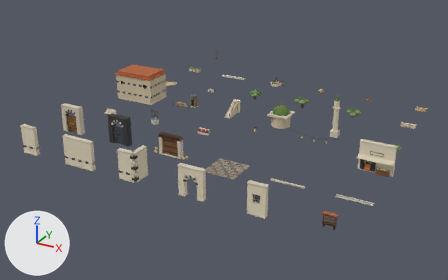
One commit to the Blender file assets/blender/hara_kit.blend: the scene before it, then after it.
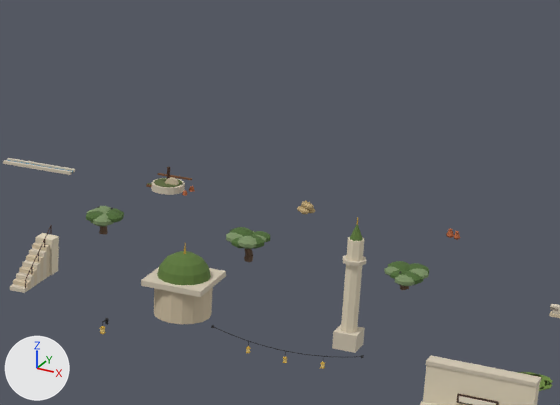
Old and new are each drawn whole from a 50 mm lens placed at (211.2, -193.0, 125.6), pointed at (63.8, 75.0, -8.4) and again close up on the part from 49% to 90% of the width and 8% to 55% of the height. Every picture has the same lights, and +X, +Y and +Z are marked at lower left. The first two pictures are the older version.

Objects in the first close-up: 'kit_bakery_front', 'kit_irrigation_channel_4m', 'kit_olive_press', 'kit_olive_tree_a', 'kit_olive_tree_b', 'kit_olive_tree_c', 'kit_rooftop_stair', 'kit_skyline_dome', 'kit_skyline_minaret' and 6 more.
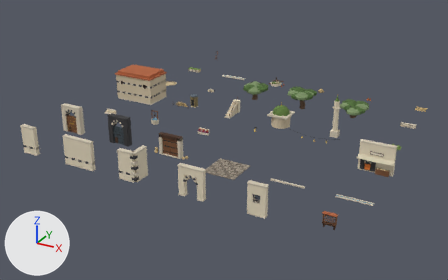
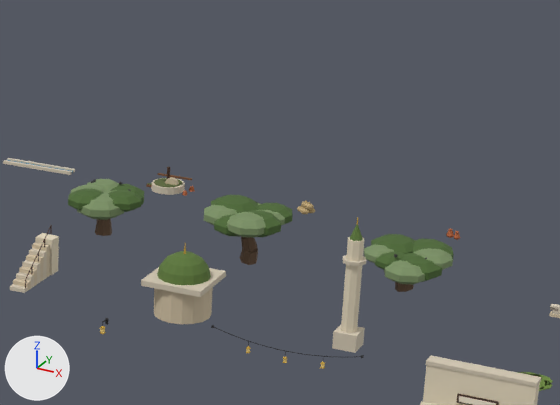
Where the change shows, as pixel boxes (x1, y1, x2, y2) in the close-ups (560 x 405 px; the box of a moved part takes in the faces that stretch with it):
'kit_olive_tree_b', reshaped (100% wider, 97% taller): before (226, 227, 270, 262); after (204, 195, 293, 265)
'kit_olive_tree_c', reshaped (98% wider, 97% taller): before (384, 261, 429, 290); after (364, 234, 454, 292)
'kit_olive_tree_a', moved, rescaled (97% wider, 93% taller): before (86, 206, 124, 235); after (68, 179, 144, 236)
part 2 of me_kit_olive_tree_b, added (mostly hidden): after (262, 210, 285, 225)
part 3 of me_kit_olive_tree_b, moved or reshaped: before (244, 254, 253, 262); after (240, 248, 258, 265)
part 4 of me_kit_olive_tree_b, moved or reshaped: before (245, 249, 253, 256); after (241, 237, 257, 252)
part 5 of me_kit_olive_tree_b, added: after (256, 203, 293, 225)
part 6 of me_kit_olive_tree_b, added (green): after (211, 195, 258, 213)
part 7 of me_kit_olive_tree_b, added: after (204, 205, 238, 225)
part 8 of me_kit_olive_tree_b, added: after (214, 214, 240, 237)
part 9 of me_kit_olive_tree_b, added (green): after (227, 212, 266, 238)
part 10 of me_kit_olive_tree_b, added: after (248, 210, 281, 237)
part 11 of me_kit_olive_tree_b, deleted (green): before (226, 227, 270, 249)
part 12 of me_kit_olive_tree_c, added (green): after (413, 248, 453, 270)
part 13 of me_kit_olive_tree_c, moved or reshaped: before (400, 285, 409, 290); after (395, 282, 414, 292)
part 14 of me_kit_olive_tree_c, added: after (412, 239, 454, 259)
part 15 of me_kit_olive_tree_c, added (green): after (371, 234, 415, 254)
part 16 of me_kit_olive_tree_c, added: after (364, 244, 394, 263)
part 17 of me_kit_olive_tree_c, added: after (375, 251, 405, 270)
part 18 of me_kit_olive_tree_c, added (green): after (384, 260, 425, 285)
part 19 of me_kit_olive_tree_c, added (green): after (401, 253, 442, 282)
part 20 of me_kit_olive_tree_c, deleted (green): before (384, 261, 429, 286)

Edits to the bpy script that builds the scene:
```text
Change me_kit_olive_tree_a:
    remove me_kit_olive_tree_a.from_pydata(...)  # 416 vertices, 458 faces; spans x -3.38..4.23, y -4.32..4.34, z -0.03..4.77
    add me_kit_olive_tree_a.from_pydata(...)  # 416 vertices, 458 faces; spans x -6.75..8.46, y -8.63..8.68, z -0.06..9.55
    me_kit_olive_tree_a part 1: the whole mesh is scaled about the mesh origin by 2
Change me_kit_olive_tree_b:
    remove me_kit_olive_tree_b.from_pydata(...)  # 416 vertices, 458 faces; spans x -4.36..3.54, y -4.38..3.65, z -0.23..5.55
    add me_kit_olive_tree_b.from_pydata(...)  # 416 vertices, 458 faces; spans x -8.72..7.08, y -8.76..7.3, z -0.47..11.09
    me_kit_olive_tree_b part 2: a new loose piece, a UV sphere (8 segments, 5 rings, poles along z) spanning x -0.14..6.58, y -3.19..3.54, z 7.02..10.13, in mat_kit_atlas (picture img_kit_atlas)
    me_kit_olive_tree_b part 3: the loose piece of 14 vertices spanning x -0.82..0.93, y -0.88..0.83, z -0.23..1.42 is scaled about the mesh origin by 2
    me_kit_olive_tree_b part 4: the loose piece of 14 vertices spanning x -0.66..0.84, y -0.89..0.59, z 1.02..2.6 is scaled about the mesh origin by 2
    me_kit_olive_tree_b part 5: a new loose piece, a UV sphere (8 segments, 5 rings, poles along z) spanning x -1.04..7.08, y -1.3..6.82, z 6.63..10.39, in mat_kit_atlas (picture img_kit_atlas)
    me_kit_olive_tree_b part 6: a new loose piece, a UV sphere (8 segments, 5 rings, poles along z) spanning x -8.6..0.82, y -3.21..6.21, z 6.73..11.09, in mat_kit_atlas (picture img_kit_atlas)
    me_kit_olive_tree_b part 7: a new loose piece, a UV sphere (8 segments, 5 rings, poles along z) spanning x -8.72..-0.43, y -5.54..2.75, z 6.49..10.32, in mat_kit_atlas (picture img_kit_atlas)
    me_kit_olive_tree_b part 8: a new loose piece, a UV sphere (8 segments, 5 rings, poles along z) spanning x -5.6..2.41, y -7.76..0.25, z 5.99..9.69, in mat_kit_atlas (picture img_kit_atlas)
    me_kit_olive_tree_b part 9: a new loose piece, a UV sphere (8 segments, 5 rings, poles along z) spanning x -2.79..5.7, y -8.76..-0.27, z 6.6..10.53, in mat_kit_atlas (picture img_kit_atlas)
    me_kit_olive_tree_b part 10: a new loose piece, a UV sphere (8 segments, 5 rings, poles along z) spanning x -2.04..6.95, y -7.12..1.86, z 6.24..10.39, in mat_kit_atlas (picture img_kit_atlas)
    me_kit_olive_tree_b part 11: 14 loose pieces with 344 vertices, spanning x -4.36..3.54, y -4.38..3.65, z 2.86..5.55, are deleted
    other edits to the shape of me_kit_olive_tree_b do not show in these pictures
Change me_kit_olive_tree_c:
    remove me_kit_olive_tree_c.from_pydata(...)  # 416 vertices, 458 faces; spans x -3.78..4.07, y -4.57..4.11, z -0.18..4.3
    add me_kit_olive_tree_c.from_pydata(...)  # 416 vertices, 458 faces; spans x -7.56..8.14, y -9.13..8.22, z -0.36..8.6
    me_kit_olive_tree_c part 12: a new loose piece, a UV sphere (8 segments, 5 rings, poles along z) spanning x 0.68..8.14, y -3.75..3.72, z 4.58..8.03, in mat_kit_atlas (picture img_kit_atlas)
    me_kit_olive_tree_c part 13: the loose piece of 14 vertices spanning x -0.83..0.82, y -0.76..0.85, z -0.18..0.95 is scaled about the mesh origin by 2
    me_kit_olive_tree_c part 14: a new loose piece, a UV sphere (8 segments, 5 rings, poles along z) spanning x -2.15..7.24, y -1.17..8.22, z 3.82..8.16, in mat_kit_atlas (picture img_kit_atlas)
    me_kit_olive_tree_c part 15: a new loose piece, a UV sphere (8 segments, 5 rings, poles along z) spanning x -7.47..1.55, y -2.57..6.45, z 4.43..8.6, in mat_kit_atlas (picture img_kit_atlas)
    me_kit_olive_tree_c part 16: a new loose piece, a UV sphere (8 segments, 5 rings, poles along z) spanning x -7.56..-0.81, y -4.84..1.92, z 4.69..7.81, in mat_kit_atlas (picture img_kit_atlas)
    me_kit_olive_tree_c part 17: a new loose piece, a UV sphere (8 segments, 5 rings, poles along z) spanning x -5.01..1.67, y -6.47..0.22, z 4.39..7.48, in mat_kit_atlas (picture img_kit_atlas)
    me_kit_olive_tree_c part 18: a new loose piece, a UV sphere (8 segments, 5 rings, poles along z) spanning x -2.57..5.74, y -9.13..-0.82, z 3.32..7.16, in mat_kit_atlas (picture img_kit_atlas)
    me_kit_olive_tree_c part 19: a new loose piece, a UV sphere (8 segments, 5 rings, poles along z) spanning x -1.97..7.14, y -7.36..1.75, z 3.31..7.53, in mat_kit_atlas (picture img_kit_atlas)
    me_kit_olive_tree_c part 20: 14 loose pieces with 344 vertices, spanning x -3.78..4.07, y -4.57..4.11, z 1.66..4.3, are deleted
    other edits to the shape of me_kit_olive_tree_c do not show in these pictures
```
